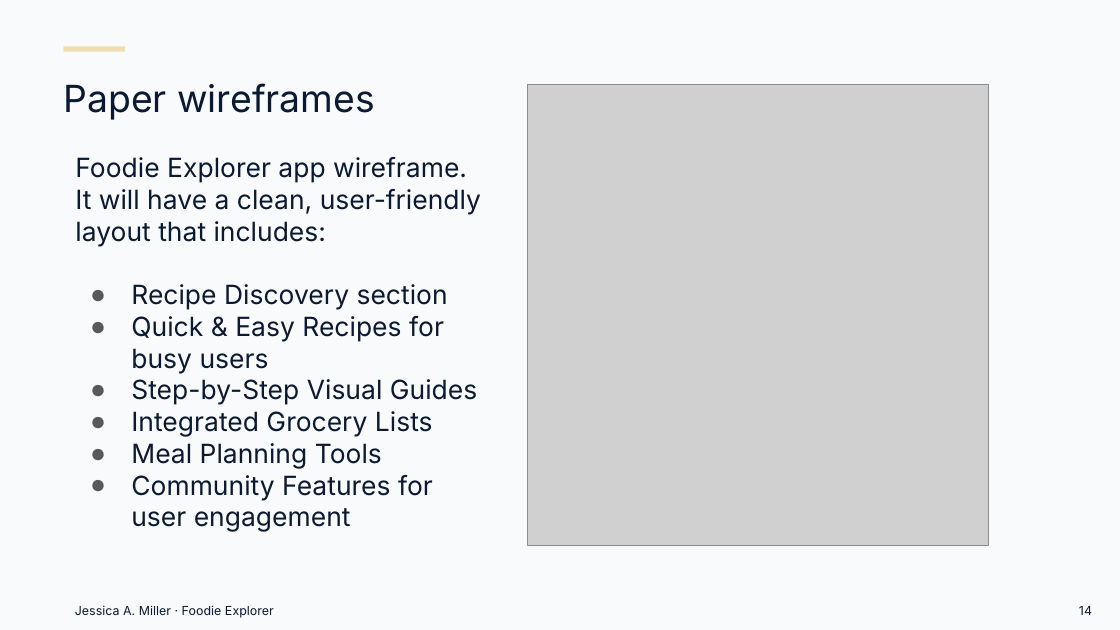
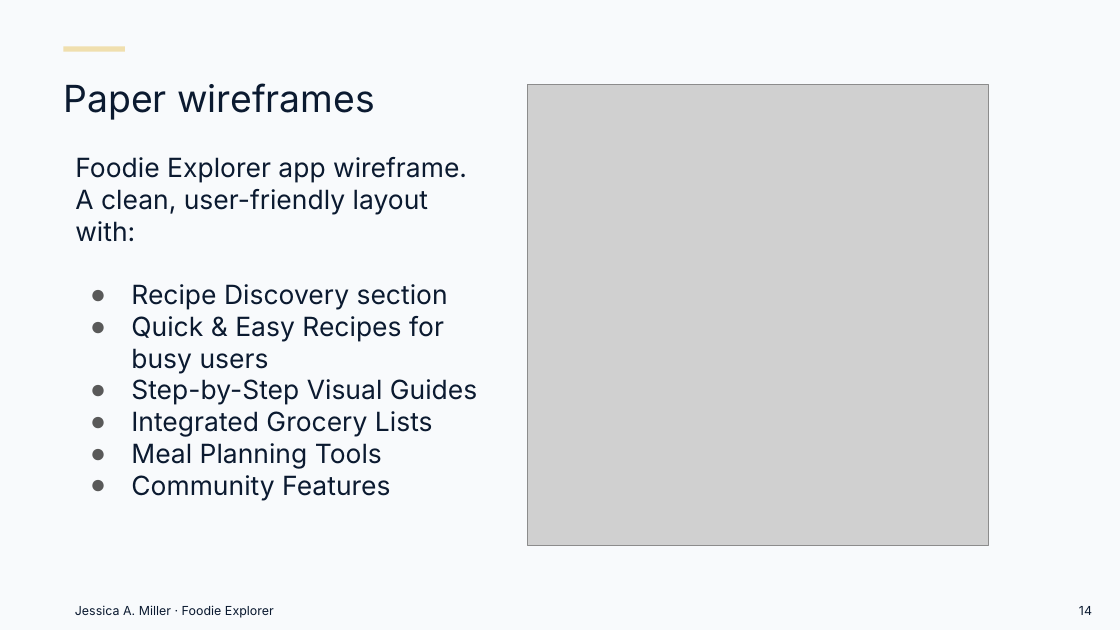
Before and after one commit to Millrjess/millrjess.github.io, a slide deck: slide 14 of assets/presentations/Foodie_Explorer_Case_Study_Professional.pptx. Drawn at 1120x630 pixels with LibreOffice and Linux fonts; fonts in the diff are those of the drawing; grey boxes stand for pictures. Boxes give left, top, right and bottom in pixels: in the first picture for what was removed or moved away, otherwise in the second. Text is boxed around its words. In the diff, an @@ line names an element or a change of style, - is before the commit and + after.

Commit message:
Foodie Explorer full case study: content edit for clarity and conciseness (81 text changes)

```diff
--- a/assets/presentations/Foodie_Explorer_Case_Study_Professional.pptx
+++ b/assets/presentations/Foodie_Explorer_Case_Study_Professional.pptx
@@ text at (75, 157, 467, 241): text changed @@
-Foodie Explorer app wireframe. It will have a clean, user-friendly layout that includes:
+Foodie Explorer app wireframe. A clean, user-friendly layout with:
@@ text at (131, 475, 390, 501): text changed @@
-● Community Features for user engagement
+● Community Features
```
Also in this commit, not shown: 19 other slides changed, 1 other file.
